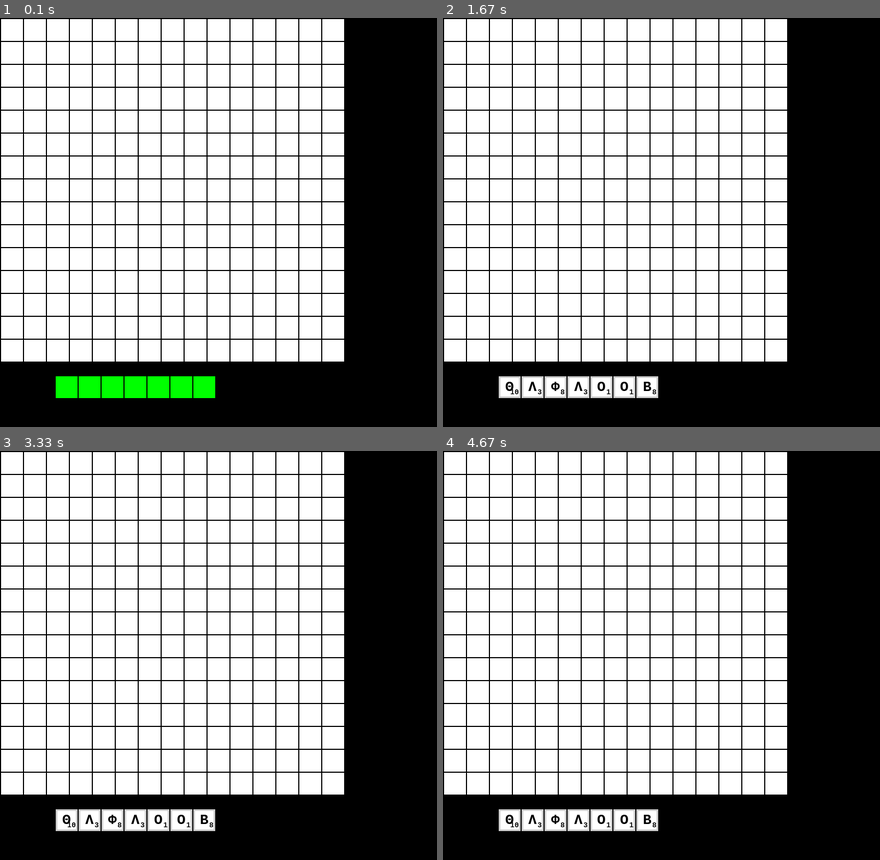
Above: before the commit, frames 1-4 (two rows, left to right).
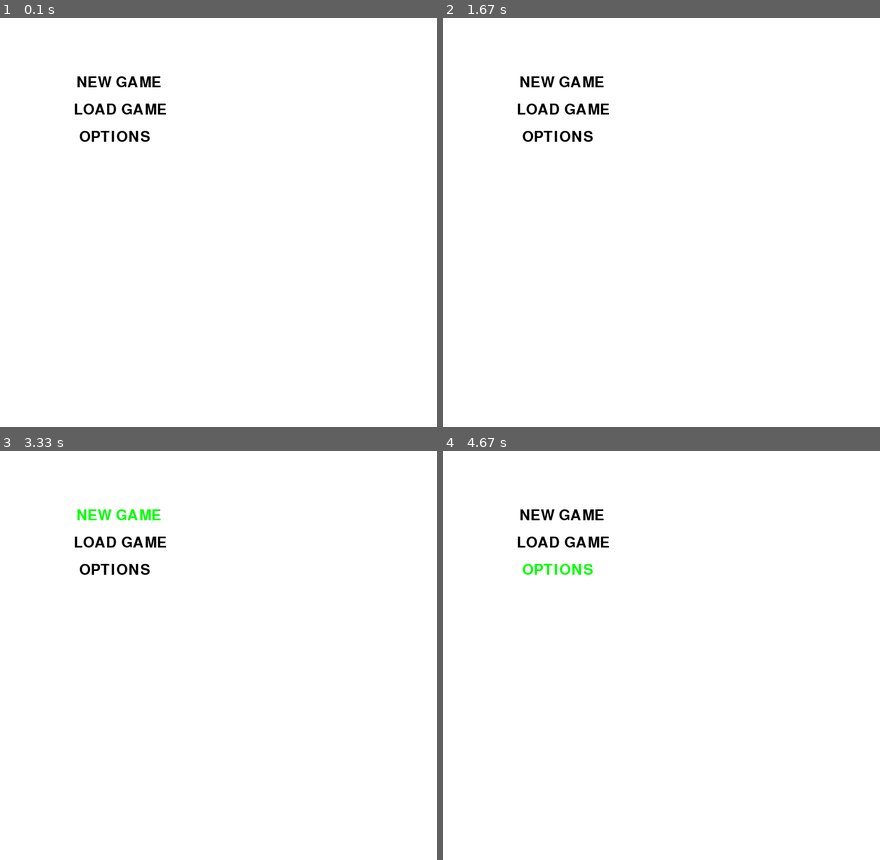
Above: after the commit, the same moments.

Repository: csd-auth-ftw/Scrabble
Game: pygame game, started from main.py
Two runs of this game, one before a commit and one after it. Both use one fixed random seed, a clock stepped at 60 frames per second and the inputs below.
Inputs (mouse positions are in pixels of both pictures, inside the frame that each line leads up to):
- Up to frame 1 (0.1 s): no input
- Up to frame 2 (1.67 s): click (560, 83) at 0.38 s, where only the run after the commit has a clickable "NEW GAME"; tap Space at 0.67 s; click (526, 161) at 1.05 s
- Up to frame 3 (3.33 s): click (113, 573) at 1.88 s; click (196, 761) at 2.22 s; click (148, 520) at 3.05 s
- Up to frame 4 (4.67 s): click (775, 618) at 3.38 s; click (560, 516) at 4.22 s, where only the run after the commit has a clickable "NEW GAME"; click (534, 577) at 4.55 s

The runs differ from the first frame. In frame 1, 41% of the frame differs, in the area x 0-100%, y 0-100%; in frame 2, 40%; in frame 3, 40%; in frame 4, 40%.

Commit message:
Add main menu and buttons class

Diff:
--- /dev/null
+++ b/button.py
@@ -0,0 +1,33 @@
+import pygame
+
+import config
+
+
+class Button:
+    hovered = False
+
+    def __init__(self, screen, menu_font, text, pos):
+        self.text = text
+        self.pos = pos
+        self.screen = screen
+        self.menu_font = menu_font
+        self.set_rect()
+        self.draw()
+
+    def draw(self):
+        self.set_rend()
+        self.screen.blit(self.rend, self.rect)
+
+    def set_rend(self):
+        self.rend = self.menu_font.render(self.text, True, self.get_color())
+
+    def get_color(self):
+        if self.hovered:
+            return config.GREEN
+        else:
+            return config.BLACK
+
+    def set_rect(self):
+        self.set_rend()
+        self.rect = self.rend.get_rect()
+        self.rect.topleft = self.pos
--- a/controller.py
+++ b/controller.py
@@ -2,9 +2,11 @@
 
 import bag
 import board
+import button
 import deck
 import config
 import event_manager
+import sys
 
 
 class Controller(object):
@@ -21,6 +23,29 @@
         # set event handlers
         self.event_manager.on(pygame.MOUSEBUTTONDOWN, self.on_click_handler)
         self.event_manager.on_key_down(pygame.K_SPACE, self.on_press_space)
+
+    def game_intro(self):
+
+        done = False
+        screen = pygame.display.set_mode(config.WINDOW_SIZE)
+        menu_font = pygame.font.Font(None, 40)
+        options = [button.Button(screen, menu_font, "NEW GAME", (140, 105)),
+                   button.Button(screen, menu_font, "LOAD GAME", (135, 155)),
+                   button.Button(screen, menu_font, "OPTIONS", (145, 205))]
+
+        while not done:
+            done = self.event_manager.check()
+            screen.fill(config.WHITE)
+
+            for option in options:
+                if option.rect.collidepoint(pygame.mouse.get_pos()):
+                    option.hovered = True
+                else:
+                    option.hovered = False
+                option.draw()
+
+            pygame.display.update()
+            self.clock.tick(60)
 
     def start_screen(self):
         self.board.init_grid()
@@ -51,6 +76,7 @@
             pygame.display.flip()
 
     def on_click_handler(self, event):
+
         # User clicks the mouse. Get the position
         pos = pygame.mouse.get_pos()
         # Change the x/y screen coordinates to grid coordinates
@@ -61,6 +87,8 @@
 
     def on_press_space(self, event):
 
+        if not self.deckA.tiles: return
+
         for i in range(self.deckA.tiles_number):
             deck_tile = self.deckA.tiles[i]
             letter, letter_value = self.bag.get_letter()
@@ -68,3 +96,7 @@
                 deck_tile.put_letter(letter, letter_value, 1)
             else:
                 deck_tile.empty()
+
+    def quit_game(self):
+        pygame.quit()
+        sys.exit()
--- a/main.py
+++ b/main.py
@@ -10,7 +10,7 @@
     pygame.display.set_mode((config.SCREEN_W, config.SCREEN_H))
     pygame.display.set_caption("Scrabble")
     controller = Controller()
-    controller.start_screen()
+    controller.game_intro()
     pygame.quit()
     sys.exit()
 
